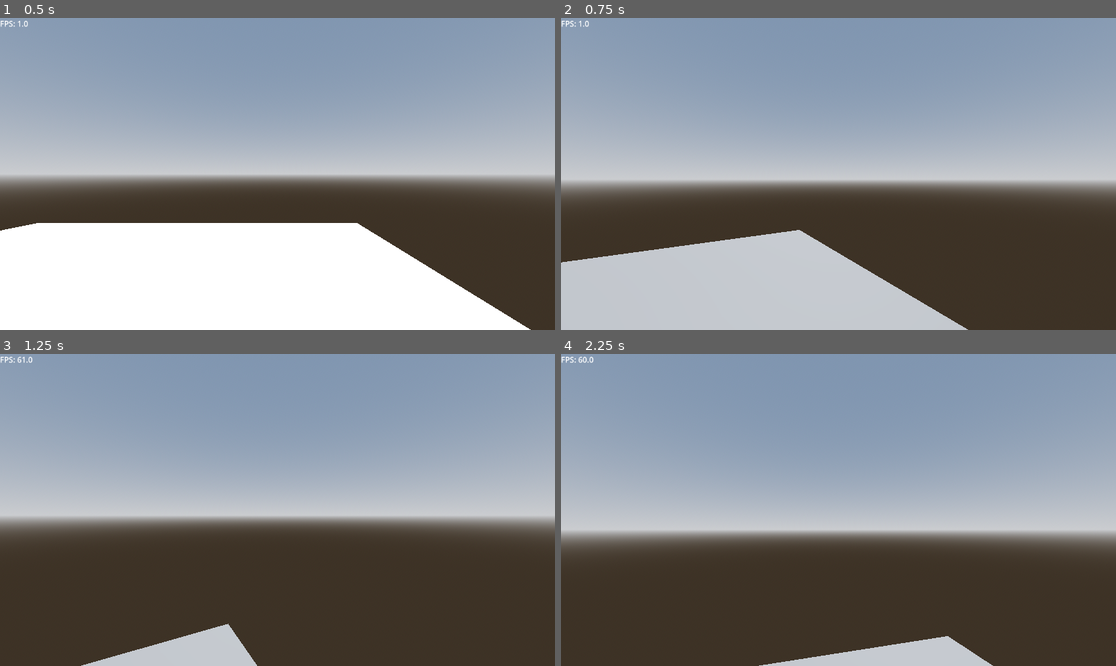
Above: before the commit, frames 1-4 (two rows, left to right).
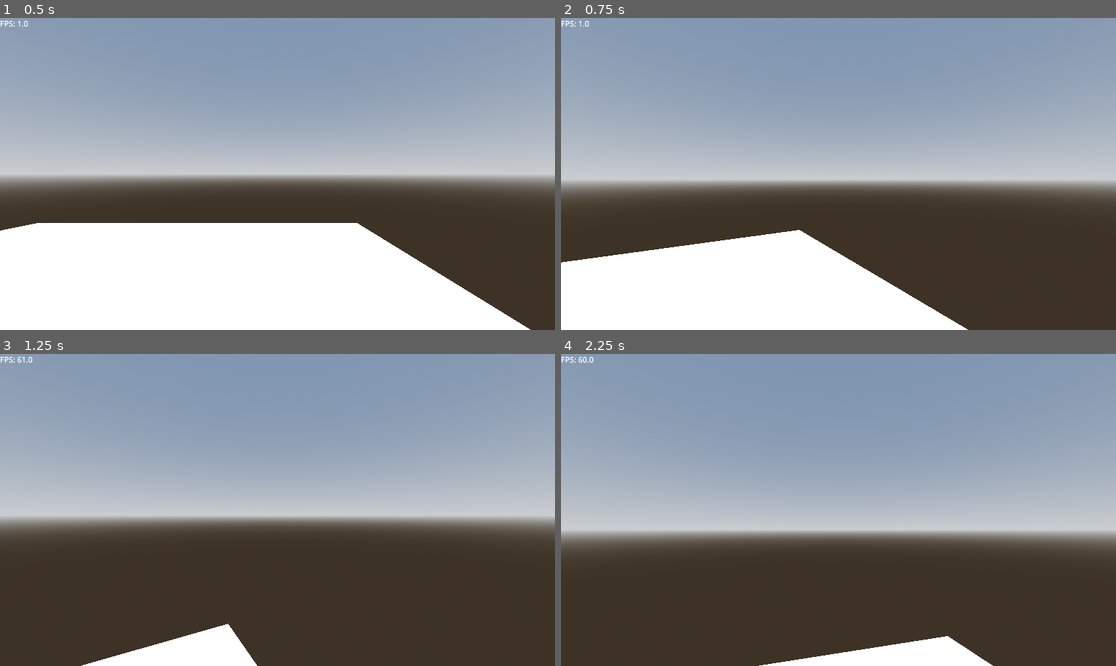
Above: after the commit, the same moments.

Repository: remidu64/GODSE
Game: Godot game, scene res://scenes/State-PlayState.tscn
The game is run twice, just before and just after one commit, with the same random seed, the same clock (stepped at 60 frames per second) and the same inputs. This scene is started directly instead of the project's main scene.
Inputs (mouse positions are in pixels of both pictures, inside the frame that each line leads up to):
- Up to frame 1 (0.5 s): no input
- Up to frame 2 (0.75 s): tap Enter at 0.5 s; move the mouse to (866, 174) at 0.52 s; hold W (forward) from 0.53 s (still down); tap \ (disableShadows) at 0.6 s
- Up to frame 3 (1.25 s): keep holding W (forward); tap Space (jump) at 0.77 s
- Up to frame 4 (2.25 s): keep holding W (forward); move the mouse to (810, 510) at 1.27 s; tap \ (disableShadows) at 1.35, 2.1 s; tap Space (jump) at 1.52 s; move the mouse to (849, 503) at 2.02 s

Frame 1 is identical in both runs. In frame 2, 16% of the frame differs, in the area x 0-74%, y 67-100%; in frame 3, 2.2%; in frame 4, 2.0%.

Commit message:
turned the shadow keybind into an option in the options menu

Diff:
--- a/autoload/Autoload-Options.gd
+++ b/autoload/Autoload-Options.gd
@@ -5,6 +5,7 @@
 
 var sensitivity = 0.5
 var fov = 75
+var shadows = true
 
 func get_option(str:String):
 	match str:
@@ -12,6 +13,8 @@
 			return fov
 		"Sensitivity":
 			return sensitivity
+		"Shadows":
+			return shadows
 
 func set_option(str:String, value):
 	match str:
@@ -19,4 +22,6 @@
 			fov = int(value)
 		"Sensitivity":
 			sensitivity = float(value)
+		"Shadows":
+			shadows = bool(value)
 	changed.emit()
--- /dev/null
+++ b/scenes/optionsshit/OptionsMenu-CheckBox.tscn
@@ -0,0 +1,8 @@
+[gd_scene load_steps=2 format=3 uid="uid://d02c5eh6ol7hj"]
+
+[ext_resource type="Script" uid="uid://k8dhu3avypkv" path="res://scripts/optionsshit/OptionsMenu-CheckBox.gd" id="1_f4pfg"]
+
+[node name="OptionsMenu-CheckBox" type="CheckBox"]
+offset_right = 24.0
+offset_bottom = 24.0
+script = ExtResource("1_f4pfg")
--- a/scenes/substates/SubState-OptionsMenu.tscn
+++ b/scenes/substates/SubState-OptionsMenu.tscn
@@ -1,7 +1,8 @@
-[gd_scene load_steps=3 format=3 uid="uid://2wdygwbi2mlj"]
+[gd_scene load_steps=4 format=3 uid="uid://2wdygwbi2mlj"]
 
 [ext_resource type="Script" uid="uid://cfvs8rjqs5hgp" path="res://scripts/substates/SubState-OptionsMenu.gd" id="1_1axyh"]
 [ext_resource type="PackedScene" uid="uid://j416ksyocb8y" path="res://scenes/optionsshit/OptionsMenu-Slider.tscn" id="2_1m7gb"]
+[ext_resource type="PackedScene" uid="uid://d02c5eh6ol7hj" path="res://scenes/optionsshit/OptionsMenu-CheckBox.tscn" id="3_2xwod"]
 
 [node name="OptionsMenu" type="Control"]
 layout_mode = 3
@@ -58,3 +59,11 @@
 step = 0.01
 value = 0.5
 Property = "Sensitivity"
+
+[node name="OptionsMenu-CheckBox" parent="ActualOptions" instance=ExtResource("3_2xwod")]
+layout_mode = 0
+offset_left = 128.0
+offset_top = 280.0
+offset_right = 152.0
+offset_bottom = 304.0
+Property = "Shadows"
--- a/scripts/State-PlayState.gd
+++ b/scripts/State-PlayState.gd
@@ -2,7 +2,8 @@
 
 @onready var SunLight: DirectionalLight3D = $DirectionalLight3D
 
-# Called every frame. 'delta' is the elapsed time since the previous frame.
-func _process(delta: float) -> void:
-	if Input.is_action_just_pressed("disableShadows"):
-		SunLight.shadow_enabled = !SunLight.shadow_enabled
+func _ready():
+	Options.changed.connect(toggle_shadows)
+
+func toggle_shadows():
+	SunLight.shadow_enabled = Options.shadows
--- a/scripts/entities/Entity-Player.gd
+++ b/scripts/entities/Entity-Player.gd
@@ -26,6 +26,7 @@
 
 func _physics_process(delta: float) -> void:
 	if Input.is_action_just_pressed("pause"):
+		# might have to rewrite this actually
 		if !inOptions:
 			Input.set_mouse_mode(Input.MOUSE_MODE_VISIBLE)
 			optionsHud.visible = true
@@ -68,4 +69,4 @@
 	return true
 
 func reload_options():
-	camera.fov = Options.get_option("FOV")
+	camera.fov = Options.fov
--- /dev/null
+++ b/scripts/optionsshit/OptionsMenu-CheckBox.gd
@@ -0,0 +1,12 @@
+extends CheckBox
+
+@export var Property:String
+
+func _ready():
+	button_pressed = Options.get_option(Property)
+
+func _process(delta: float) -> void:
+	text = str(Property) # why the fuck am i turning a string into a string (imma leave that in its kinda funny)
+
+func save_option():
+	Options.set_option(Property, button_pressed)
--- a/scripts/optionsshit/OptionsMenu-Slider.gd
+++ b/scripts/optionsshit/OptionsMenu-Slider.gd
@@ -2,6 +2,9 @@
 
 ## the property, accepts "Sensitivity" and "FOV"
 @export var Property:String
+
+func _ready():
+	value = Options.get_option(Property)
 
 func _process(delta: float) -> void:
 	$Label.text = "%s (%s)" % [Property, value] # fancy
Not shown, added: scripts/optionsshit/OptionsMenu-CheckBox.gd.uid
